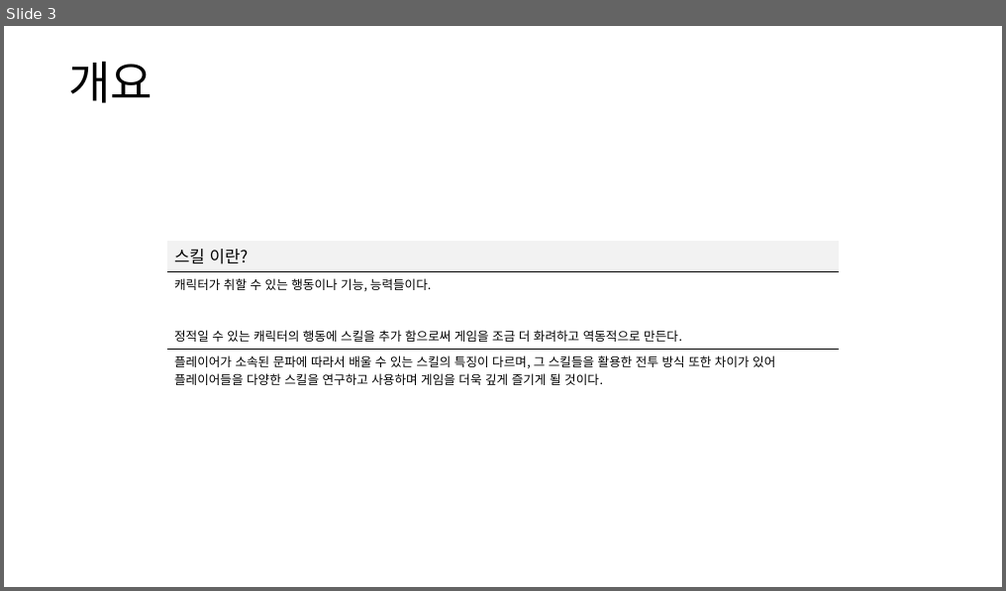
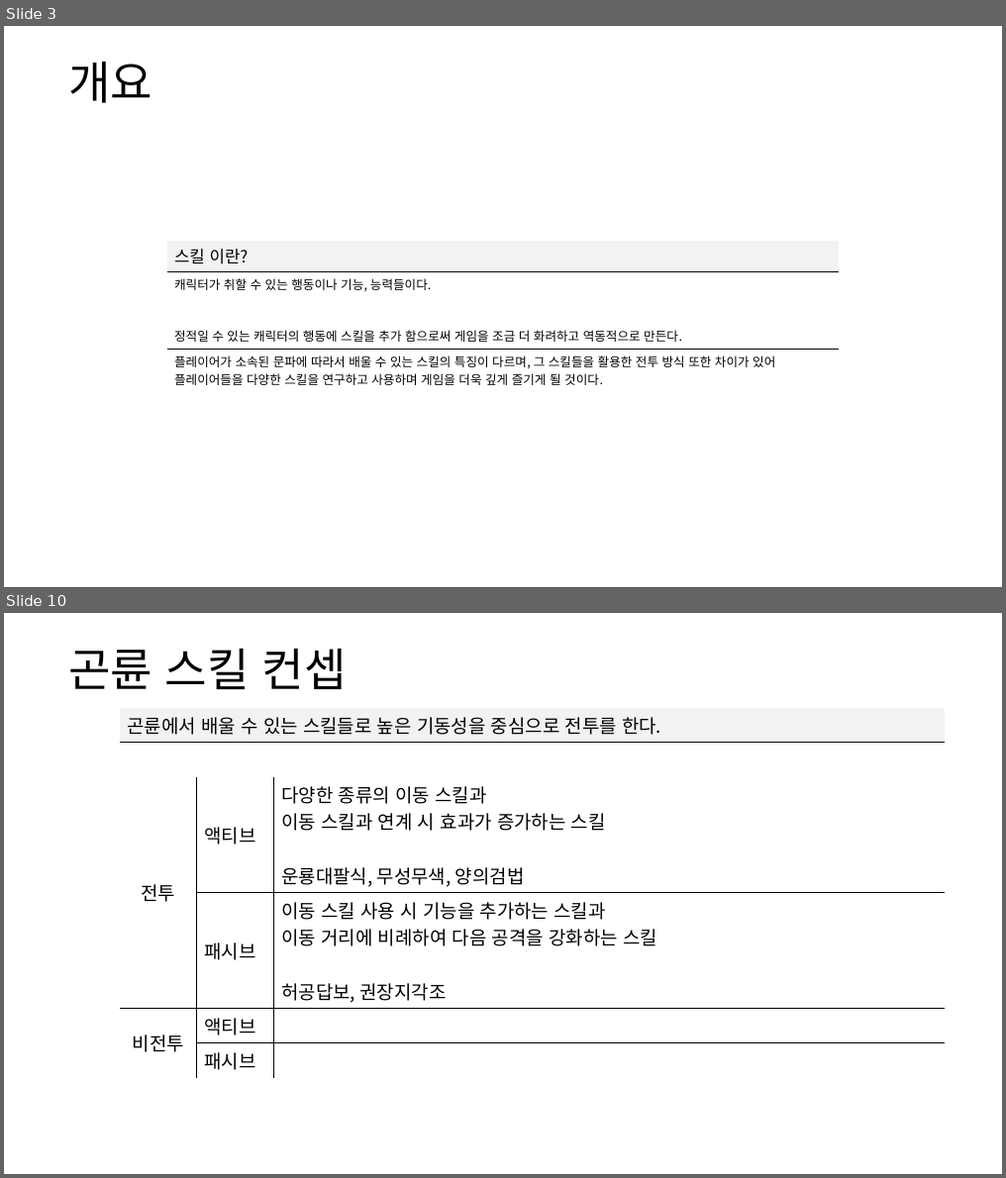
Before and after one commit to yjk0401/unityenginebasic_9th, a slide deck: 기획/방랑엽사전/스킬 기획서.pptx. Shown one above the other, each under a label of ours: slide 3 before the commit, slides 3 and 10 after it; the slides between them are not shown. The pictures are 1006x591 and 1006x1178 pixels, drawn with LibreOffice and Linux fonts; fonts in the diff are those of the drawing. Boxes give left, top, right and bottom in pixels: in the first picture for what was removed or moved away, otherwise in the second. Text is boxed around its words. In the diff, an @@ line names an element or a change of style, - is before the commit and + after.

```diff
--- a/기획/방랑엽사전/스킬 기획서.pptx
+++ b/기획/방랑엽사전/스킬 기획서.pptx
@@ slide 10 added at [4,613,1002,1174], background #FFFFFF @@
@@ text added at [68,648,347,689], 44 pt, text #000000 @@
+곤륜 스킬 컨셉
@@ table added at [120,708,945,1074], 6 rows, 3 columns @@
+곤륜에서 배울 수 있는 스킬들로 높은 기동성을 중심으로 전투를 한다. |  | 
+ |  | 
+전투 | 액티브 | 다양한 종류의 이동 스킬과 / 이동 스킬과 연계 시 효과가 증가하는 스킬 / 운룡대팔식, 무성무색, 양의검법
+ | 패시브 | 이동 스킬 사용 시 기능을 추가하는 스킬과 / 이동 거리에 비례하여 다음 공격을 강화하는 스킬 / 허공답보, 권장지각조
+비전투 | 액티브 | 
+ | 패시브 | 
```
Also in this commit, not shown: 2 slides changed, 11 other slides added.
